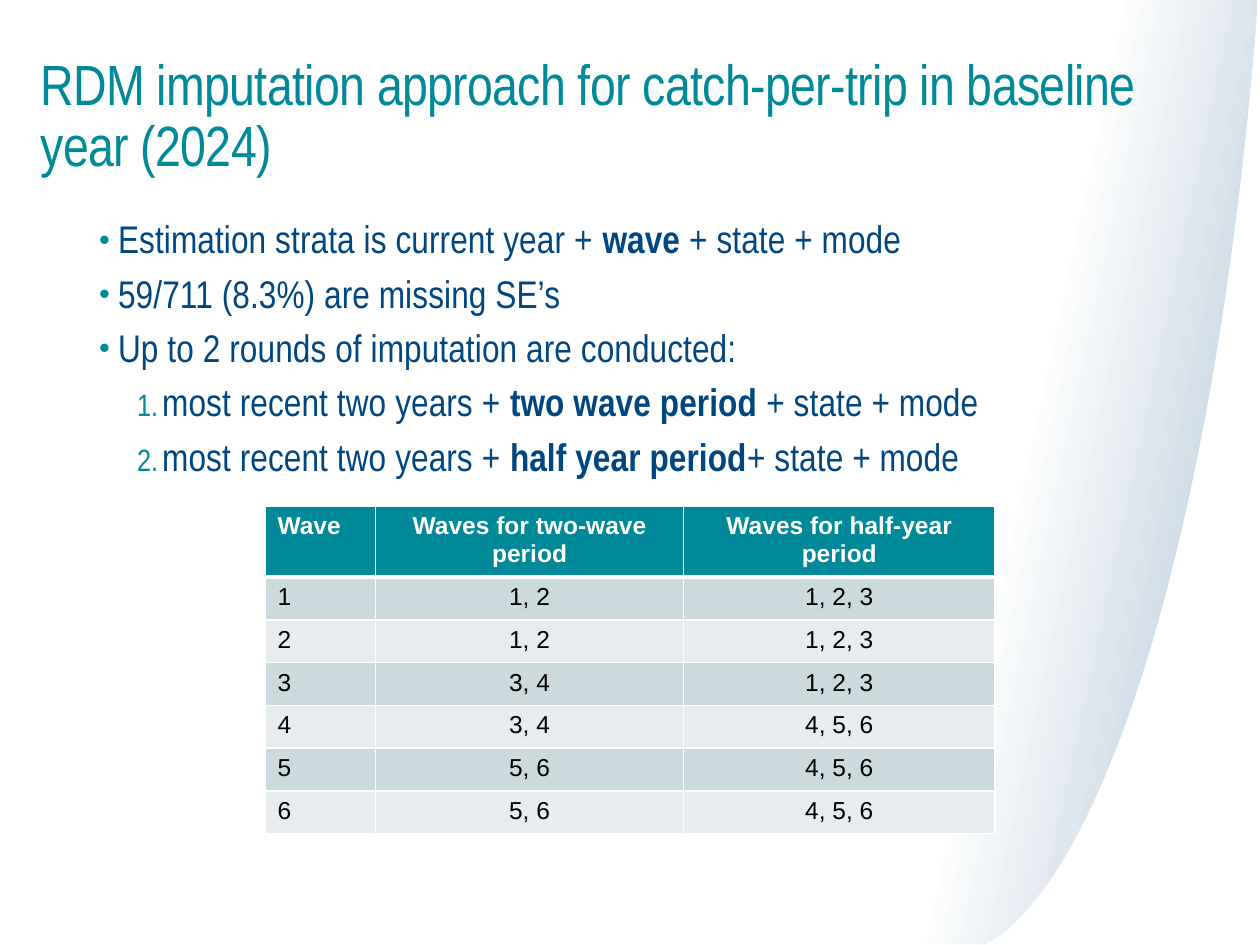
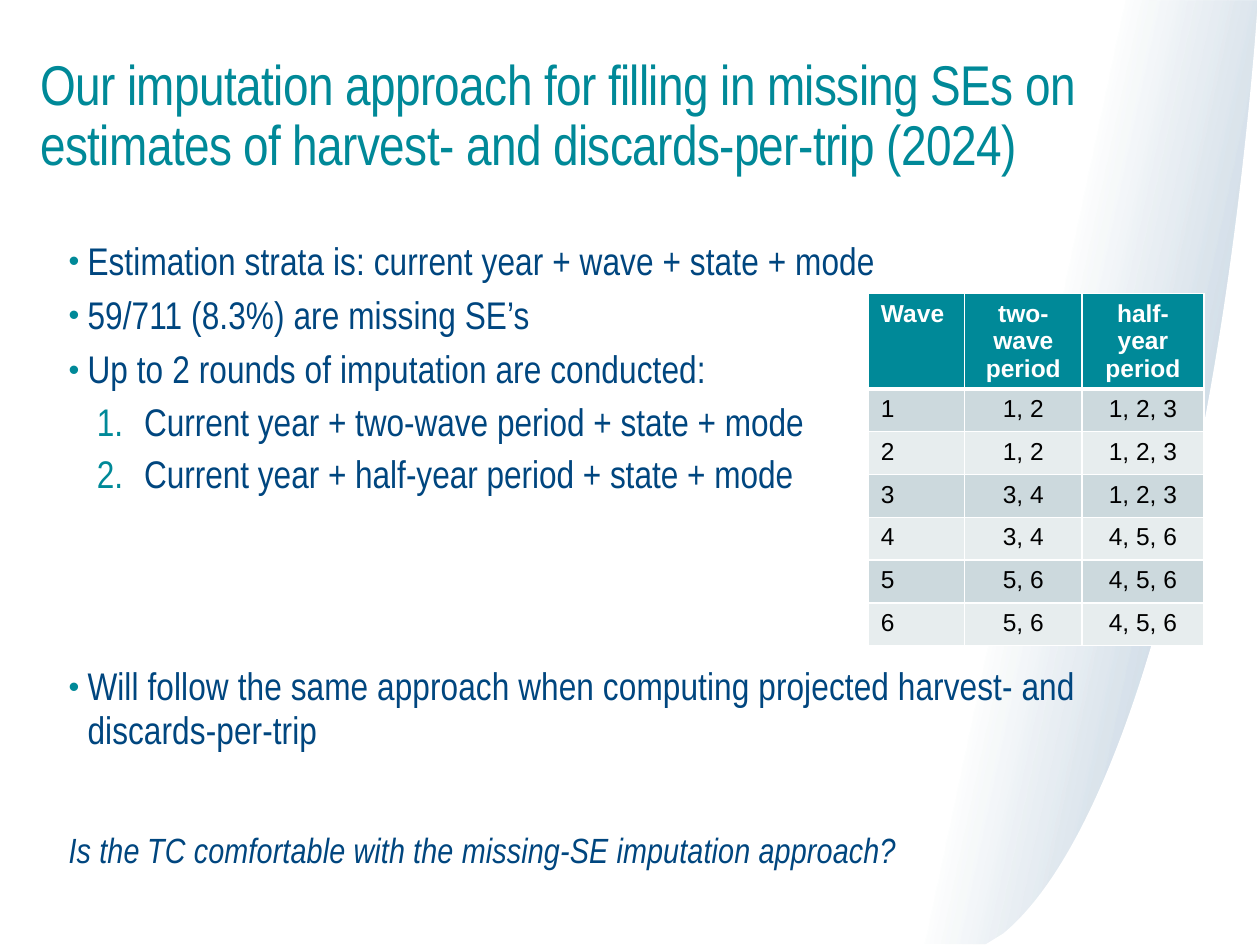
Before and after one commit to mle2718/flukeRDM, a slide deck: slide 12 of docs/TC meeting 6-20-25 Lou.pptx (slide 11 before the commit). Drawn at 1260x945 pixels with LibreOffice and Linux fonts; fonts in the diff are those of the drawing. Boxes give left, top, right and bottom in pixels: in the first picture for what was removed or moved away, otherwise in the second. Text is boxed around its words. In the diff, an @@ line names an element or a change of style, - is before the commit and + after.

```diff
--- a/docs/TC meeting 6-20-25 Lou.pptx
+++ b/docs/TC meeting 6-20-25 Lou.pptx
@@ title at box(41, 64, 1075, 175): text changed; size 32.4 to 32 pt @@
-RDM imputation approach for catch-per-trip in baseline year (2024)
+Our imputation approach for filling in missing SEs on estimates of harvest- and discards-per-trip (2024)
@@ text "Estimation strata is: current year ...": place and size @@
-text "Estimation strata is: current year ..." at box(118, 225, 978, 479)
+text "Estimation strata is: current year ..." at box(88, 247, 874, 496)
@@ text at box(88, 247, 874, 283): text changed @@
-• Estimation strata is current year + wave + state + mode
+• Estimation strata is: current year + wave + state + mode
@@ table at box(868, 294, 1203, 651) @@
-row 1, column 2: Waves for two-wave period
+row 1, column 2: two-wave period
-row 1, column 3: Waves for half-year period
+row 1, column 3: half-year period
@@ table: place and size @@
-table at box(265, 507, 995, 834)
+table at box(868, 294, 1203, 651)
@@ text at box(144, 408, 804, 496): text changed @@
-1. most recent two years + two wave period + state + mode
-2. most recent two years + half year period+ state + mode
+  1. Current year + two-wave period + state + mode
+  2. Current year + half-year period + state + mode
@@ text added at box(69, 672, 1075, 870), 22 pt, text #00467F @@
+• Will follow the same approach when computing projected harvest- and discards-per-trip
+Is the TC comfortable with the missing-SE imputation approach?
```
Also in this commit, not shown: 16 other slides changed, 2 slides added, 1 slide removed, 8 other files.
